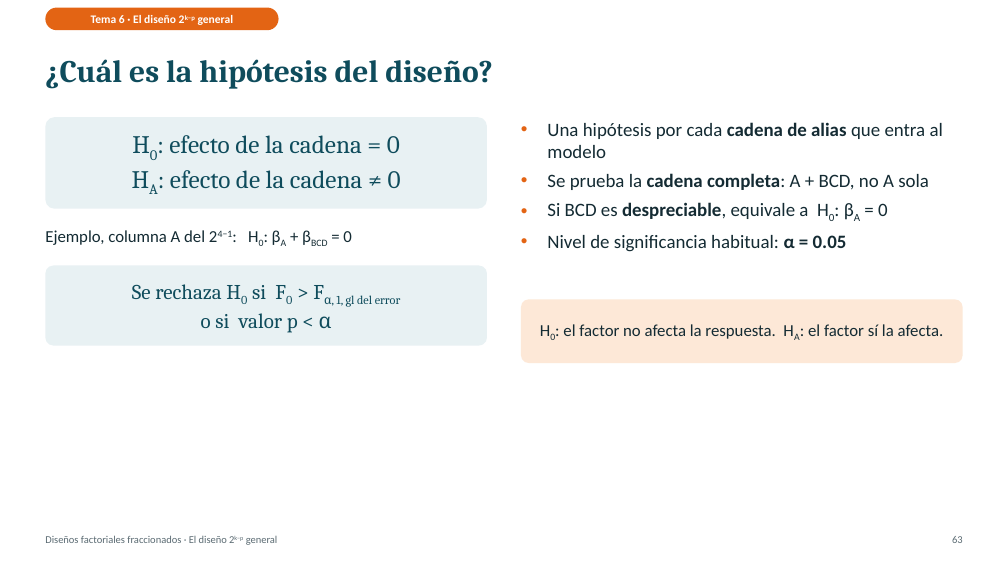
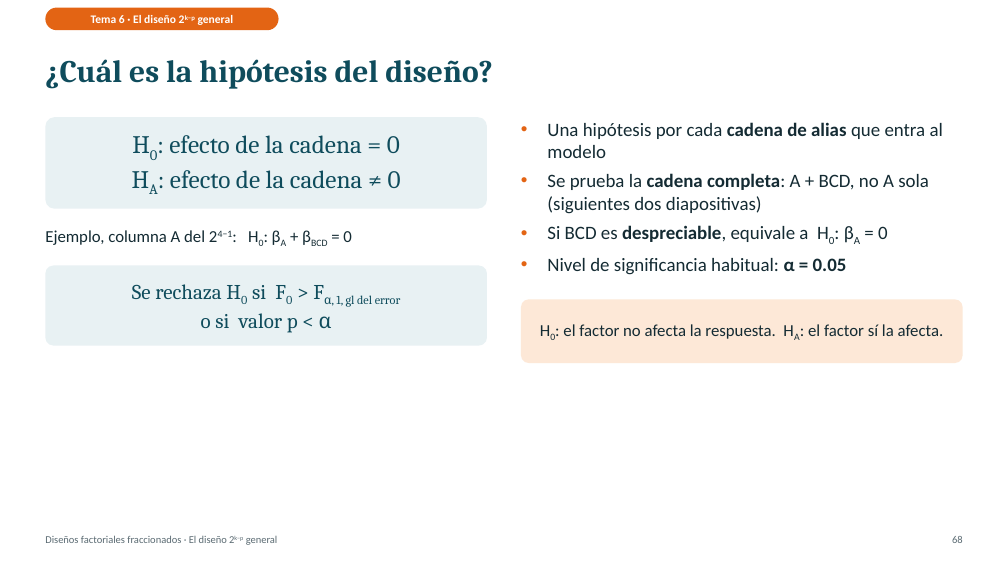
Before and after one commit to Juanes2001/diseno-de-experimentos, a slide deck: slide 68 of exposicion-tema-06/Tema6_Factoriales_Fraccionados.pptx (slide 63 before the commit). Drawn at 1008x567 pixels with LibreOffice and Linux fonts; fonts in the diff are those of the drawing. Boxes give left, top, right and bottom in pixels: in the first picture for what was removed or moved away, otherwise in the second. Text is boxed around its words. In the diff, an @@ line names an element or a change of style, - is before the commit and + after.

```diff
--- a/exposicion-tema-06/Tema6_Factoriales_Fraccionados.pptx
+++ b/exposicion-tema-06/Tema6_Factoriales_Fraccionados.pptx
@@ text at (547,173,929,214): text changed @@
-• Se prueba la cadena completa: A + BCD, no A sola
+• Se prueba la cadena completa: A + BCD, no A sola (siguientes dos diapositivas)
```
Also in this commit, not shown: 43 other slides changed, 22 slides added, 6 other files.
